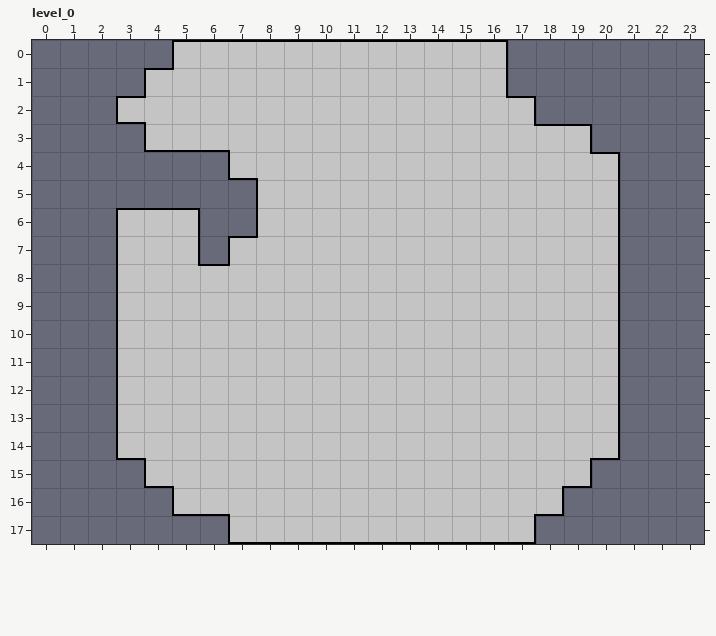
LDtk project, stored at HEDAO/Assets/GameMain/LDtk/Map.ldtk. That is the earlier state.
Cells are 32x32 px. Shown: level_0 x 0..23, y 0..17. The old version is drawn lined up with the new one.
And afterwards:
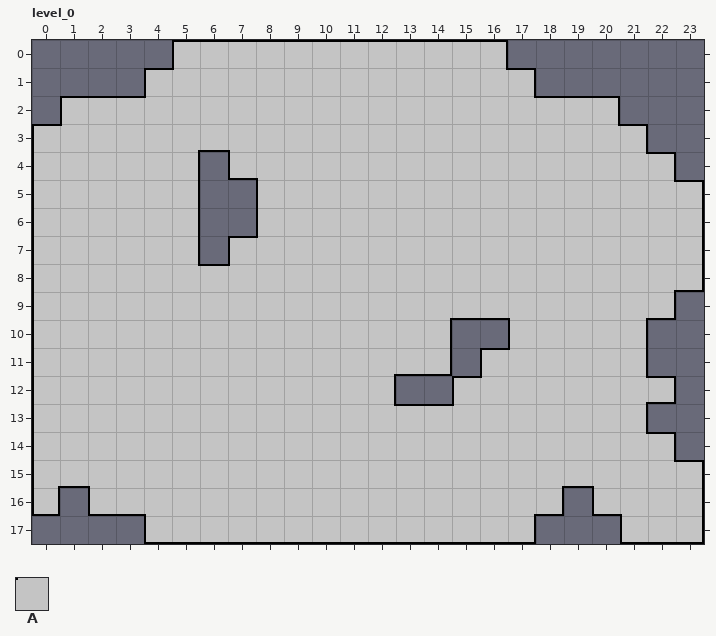
Key: from "intgrid": A 1.
_ is an empty cell, . an unchanged one.
Change:
map size 18x18 -> 24x18 cells (old content now starts at 3,0; both pictures use the new coordinates)
--- layer "intgrid"
@@ x 0..23 @@
- 1 ................._......
- 2 .__...............___...
- 3 ____................__..
- 4 ______...............__.
- 5 ______...............___
- 6 ___..................___
- 7 ___..................___
- 8 ___..................___
- 9 ___..................__.
-10 ___............AA...._..
-11 ___............A....._..
-12 ___..........AA......__.
-13 ___.................._..
-14 ___..................__.
-15 ____................____
-16 _.___...............____
-17 ....___..............___
+ 1 .................A......
+ 2 .AA...............AAA...
+ 3 AAAA................AA..
+ 4 AAAAAA...............AA.
+ 5 AAAAAA...............AAA
+ 6 AAA..................AAA
+ 7 AAA..................AAA
+ 8 AAA..................AAA
+ 9 AAA..................AA.
+10 AAA............__....A..
+11 AAA............_.....A..
+12 AAA..........__......AA.
+13 AAA..................A..
+14 AAA..................AA.
+15 AAAA................AAAA
+16 A.AAA...............AAAA
+17 ....AAA..............AAA
